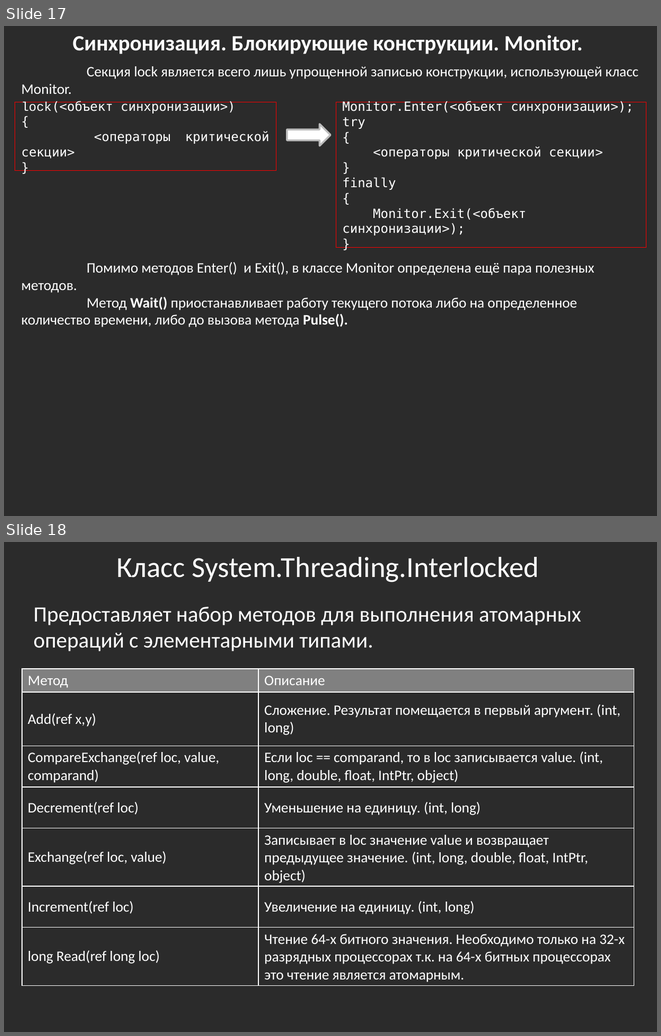
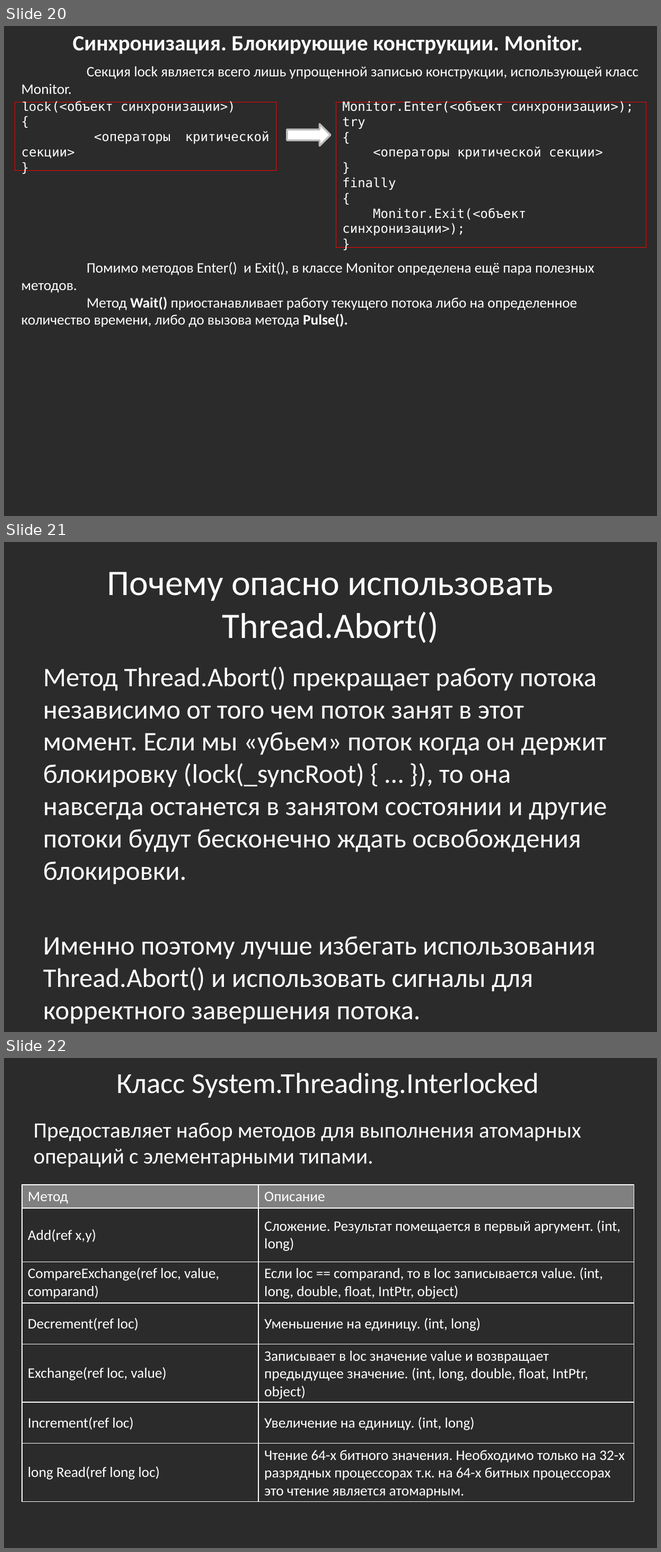
Before and after one commit to bazile/Training, a slide deck: Presentation/lesson-08-multithreading.pptx. Shown one above the other, each under a label of ours: slides 17 and 18 before the commit, slides 20, 21 and 22 after it. The pictures are 661x1036 and 661x1552 pixels, drawn with LibreOffice and Linux fonts; fonts in the diff are those of the drawing; background and template pictures are left out; a plain dark background stands for a picture behind light text. Boxes give left, top, right and bottom in pixels: in the first picture for what was removed or moved away, otherwise in the second. Text is boxed around its words. In the diff, an @@ line names an element or a change of style, - is before the commit and + after.

```diff
--- a/Presentation/lesson-08-multithreading.pptx
+++ b/Presentation/lesson-08-multithreading.pptx
@@ slide 21 added at [4,542,657,1032], background picture (left out) @@
@@ title added at [107,572,553,643], 39.6 pt, text #FFFFFF @@
+Почему опасно использовать Thread.Abort()
@@ text added at [43,667,607,990], 29.6 pt, text #FFFFFF @@
+Метод Thread.Abort() прекращает работу потока независимо от того чем поток занят в этот момент. Если мы «убьем» поток когда он держит блокировку (lock(_syncRoot) { … }), то она навсегда останется в занятом состоянии и другие потоки будут бесконечно ждать освобождения блокировки.
+Именно поэтому лучше избегать использования Thread.Abort() и использовать сигналы для корректного завершения потока.
@@ what was slide 17 is now slide 20 @@
@@ what was slide 18 is now slide 22 @@
```
Also in this commit, not shown: 1 slide changed, 3 other slides added, 1 other file.
